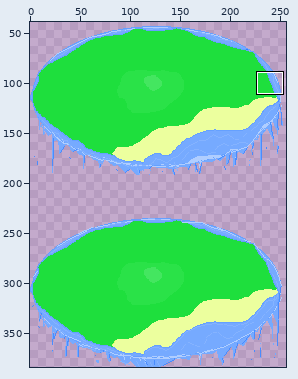
Sprite sheet, stored at src/assets/sprites/earth.png. The picture above shows the old version from afar; the outline marks the close-up.
Close-up. Earlier state:
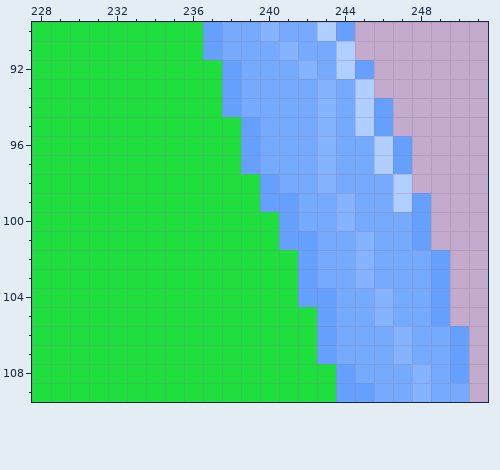
The file is 256x384 pixels. Shown: x 228..251, y 90..109. The wide view leaves out empty margins. The commit also changed other parts of the picture, which this record leaves out.
The same view after the edit:
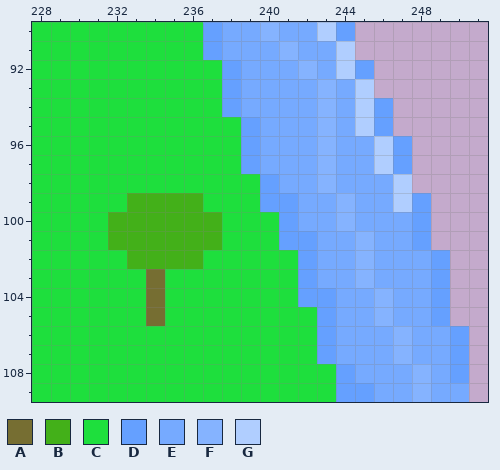
Palette (. is transparent): A #766e32  B #43b019  C #1edf3d  D #65a0ff  E #76aaff  F #85b3ff  G #b0ceff
Diff:
{"y":99,"x":233,"old":"CCCC","new":"BBBB"}
{"y":100,"x":232,"old":"CCCCCC","new":"BBBBBB"}
{"y":101,"x":232,"old":"CCCCCC","new":"BBBBBB"}
{"y":102,"x":233,"old":"CCCC","new":"BBBB"}
{"y":103,"x":234,"old":"C","new":"A"}
{"y":104,"x":234,"old":"C","new":"A"}
{"y":105,"x":234,"old":"C","new":"A"}
{"label":"changed","picture_box":[108,193,222,326]}
